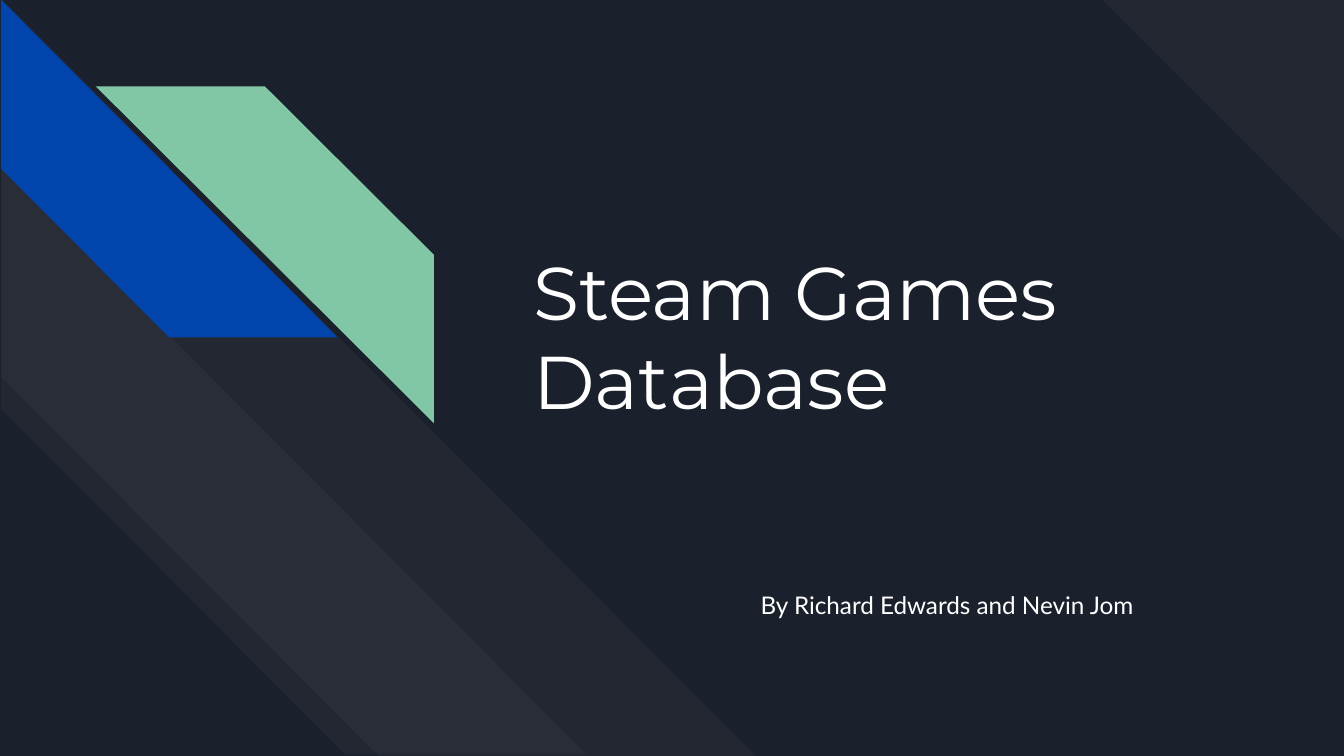
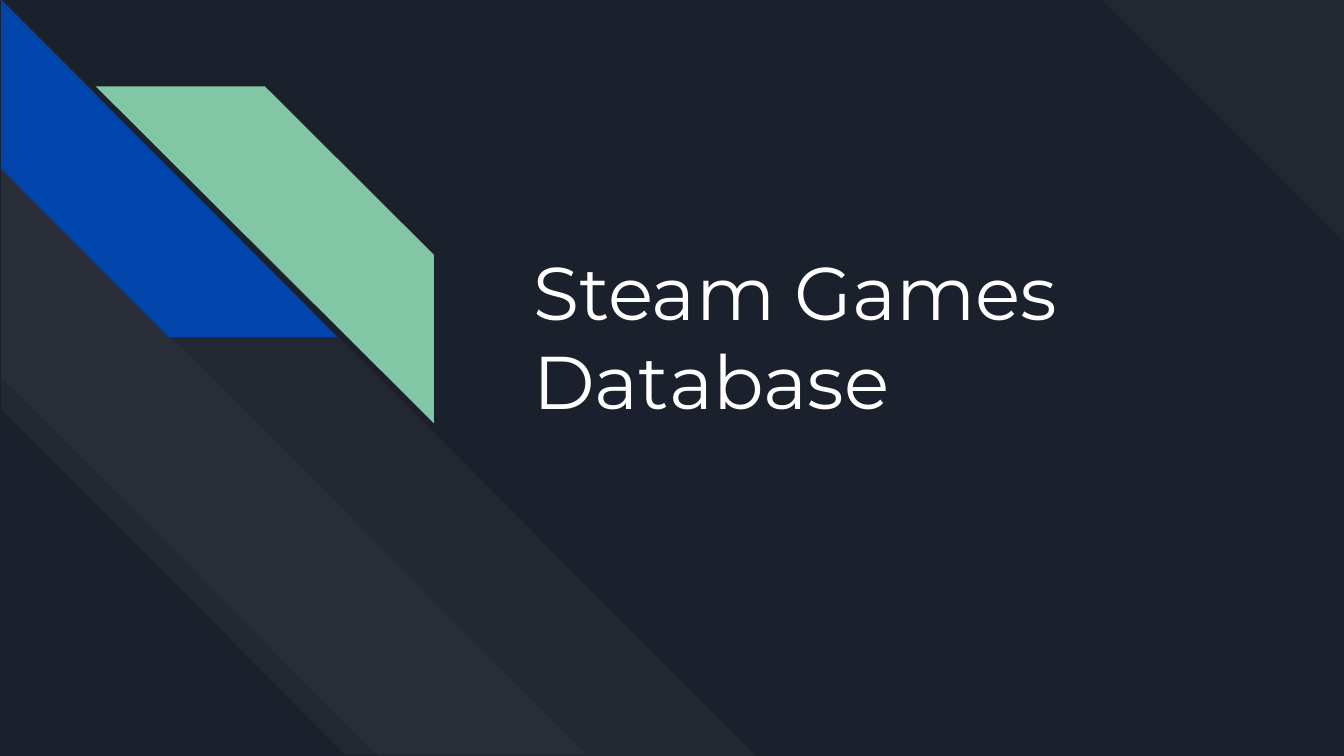
Before and after one commit to BreadsRL/SteamDB, a slide deck: slide 1 of Steam Games DB.pptx. Drawn at 1344x756 pixels with LibreOffice and Linux fonts; fonts in the diff are those of the drawing. Boxes give left, top, right and bottom in pixels: in the first picture for what was removed or moved away, otherwise in the second. Text is boxed around its words. In the diff, an @@ line names an element or a change of style, - is before the commit and + after.

```diff
--- a/Steam Games DB.pptx
+++ b/Steam Games DB.pptx
@@ subtitle removed at (x1=761, y1=596, x2=1133, y2=618) @@
-By Richard Edwards and Nevin Jom
```
Also in this commit, not shown: 1 other slide changed.
